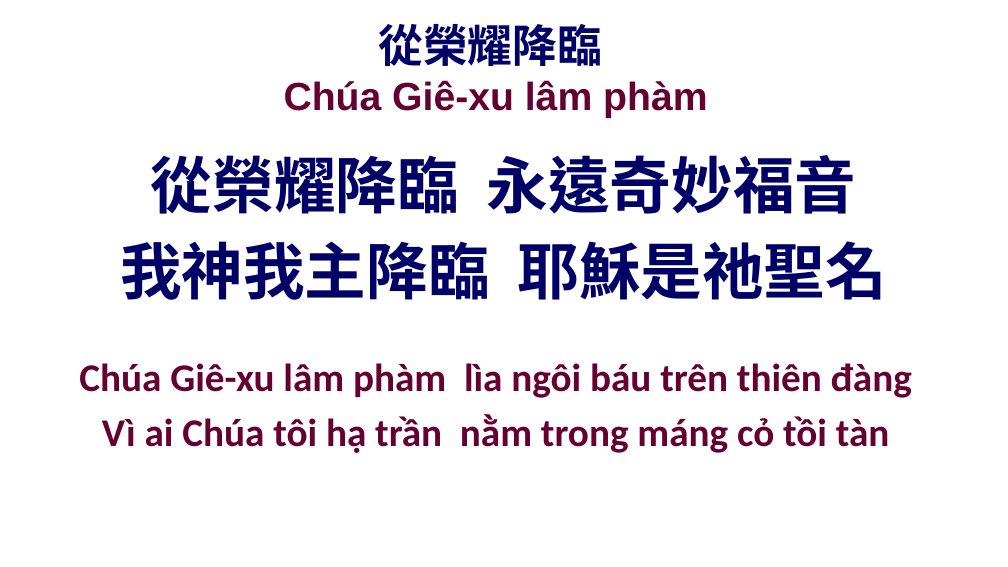
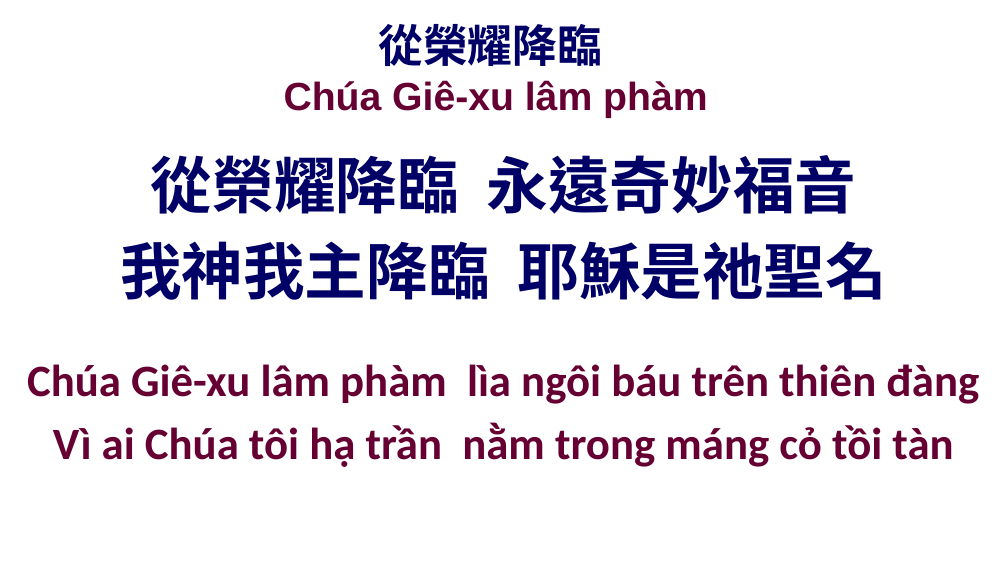
Before and after one commit to batisuoc/other-ppts, a slide deck: slide 4 of 聯合崇拜流程.pptx. Drawn at 1008x567 pixels with LibreOffice and Linux fonts; fonts in the diff are those of the drawing; background and template pictures are left out. Boxes give left, top, right and bottom in pixels: in the first picture for what was removed or moved away, otherwise in the second. Text is boxed around its words. In the diff, an @@ line names an element or a change of style, - is before the commit and + after.

```diff
--- a/聯合崇拜流程.pptx
+++ b/聯合崇拜流程.pptx
@@ text "Chúa Giê-xu lâm phàm lìa ...": place and size @@
-text "Chúa Giê-xu lâm phàm lìa ..." at (79, 363, 912, 453)
+text "Chúa Giê-xu lâm phàm lìa ..." at (27, 364, 979, 467)
@@ text "Chúa Giê-xu lâm phàm lìa ..." at (27, 364, 979, 467): size 28 to 32 pt @@
```
Also in this commit, not shown: 17 other slides changed, 3 other files.
